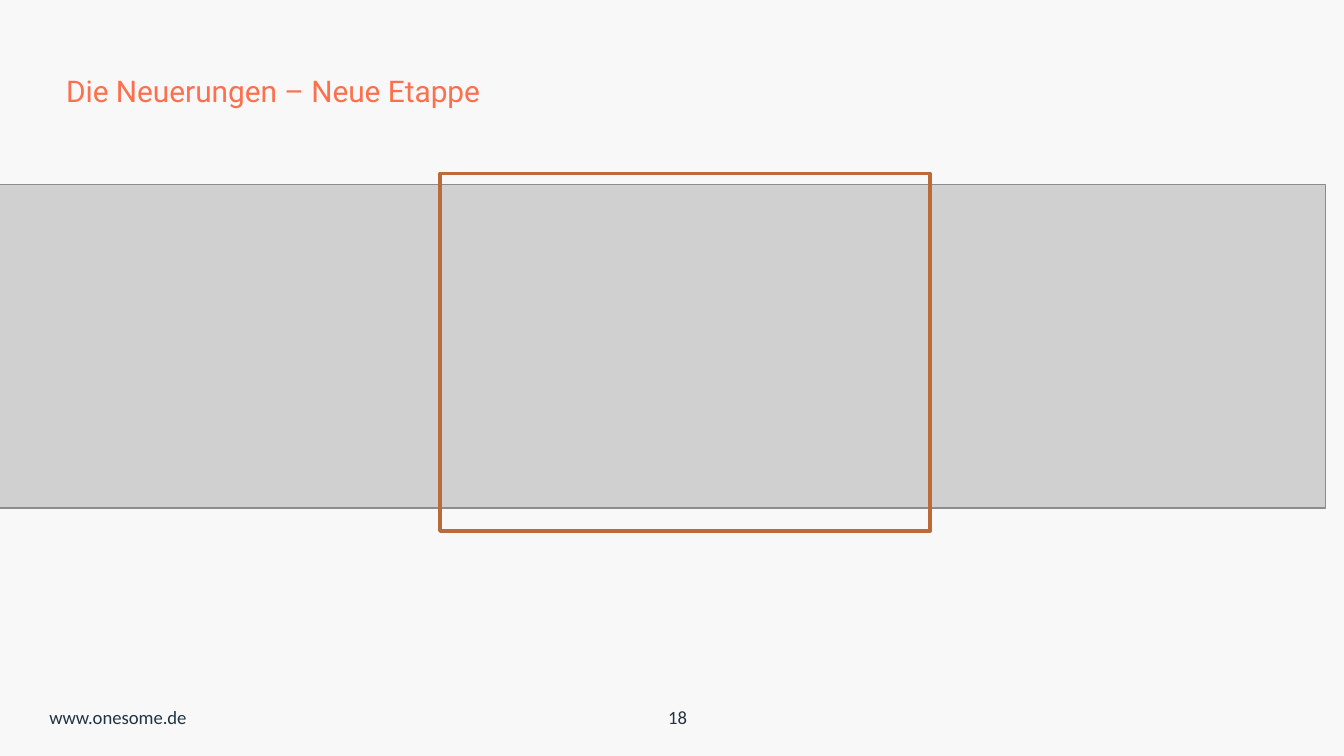
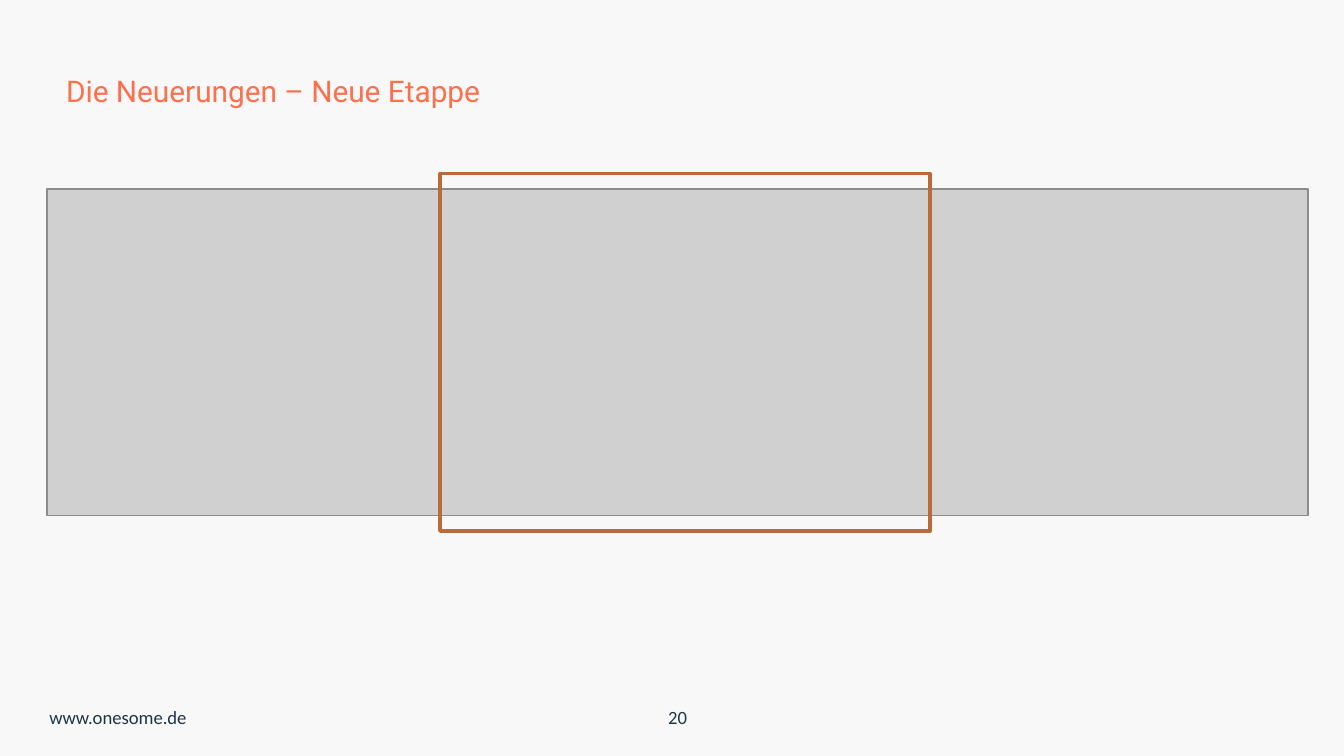
Before and after one commit to onesomeOrganization/Json-Builder, a slide deck: slide 20 of PPTX/Linearer_Json_Builder2.0.pptx (slide 18 before the commit). Drawn at 1344x756 pixels with LibreOffice and Linux fonts; fonts in the diff are those of the drawing; grey boxes stand for pictures; background and template pictures are left out. Boxes give left, top, right and bottom in pixels: in the first picture for what was removed or moved away, otherwise in the second. Text is boxed around its words. In the diff, an @@ line names an element or a change of style, - is before the commit and + after.

```diff
--- a/PPTX/Linearer_Json_Builder2.0.pptx
+++ b/PPTX/Linearer_Json_Builder2.0.pptx
@@ picture: place and size @@
-picture at bbox=[0, 184, 1325, 508]
+picture at bbox=[47, 190, 1308, 516]
@@ page number at bbox=[668, 712, 687, 724]: text changed @@
-18
+20
```
Also in this commit, not shown: 2 other slides changed, 3 slides added, 3 other files.
